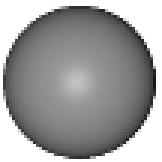
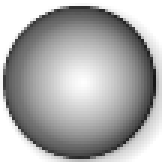
Layer changes from the first 162 x 162 image to the second:
added layer "Layer" above "Pasted Layer" over [21,18,147,147]
added layer "Layer #1" over [0,3,162,162]
